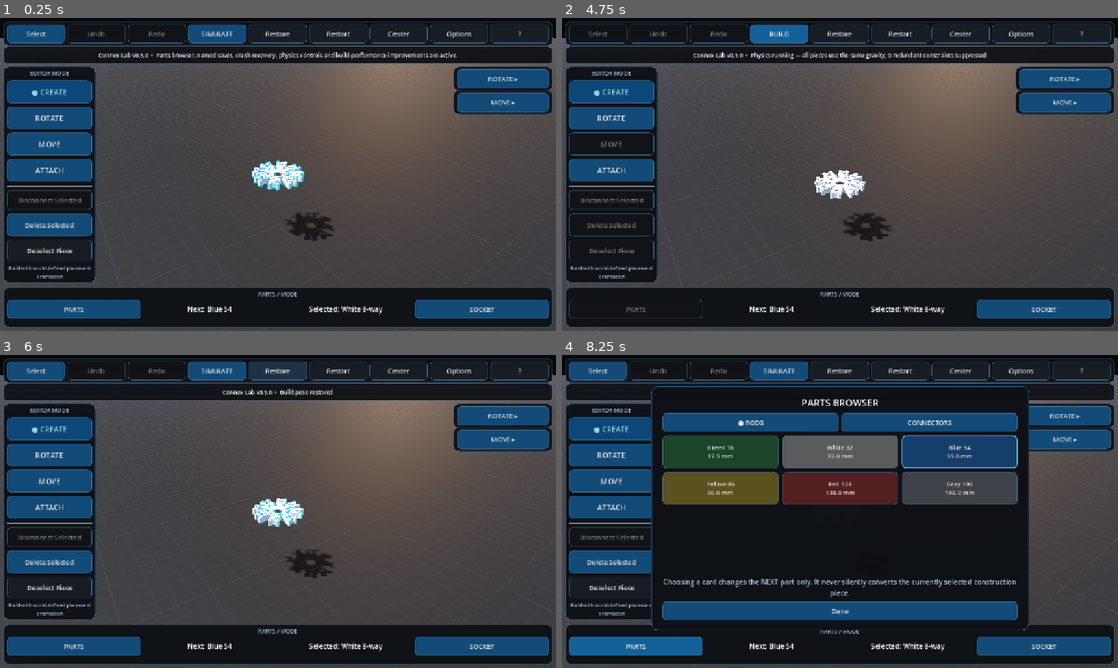
Above: before the commit, frames 1-4 (two rows, left to right).
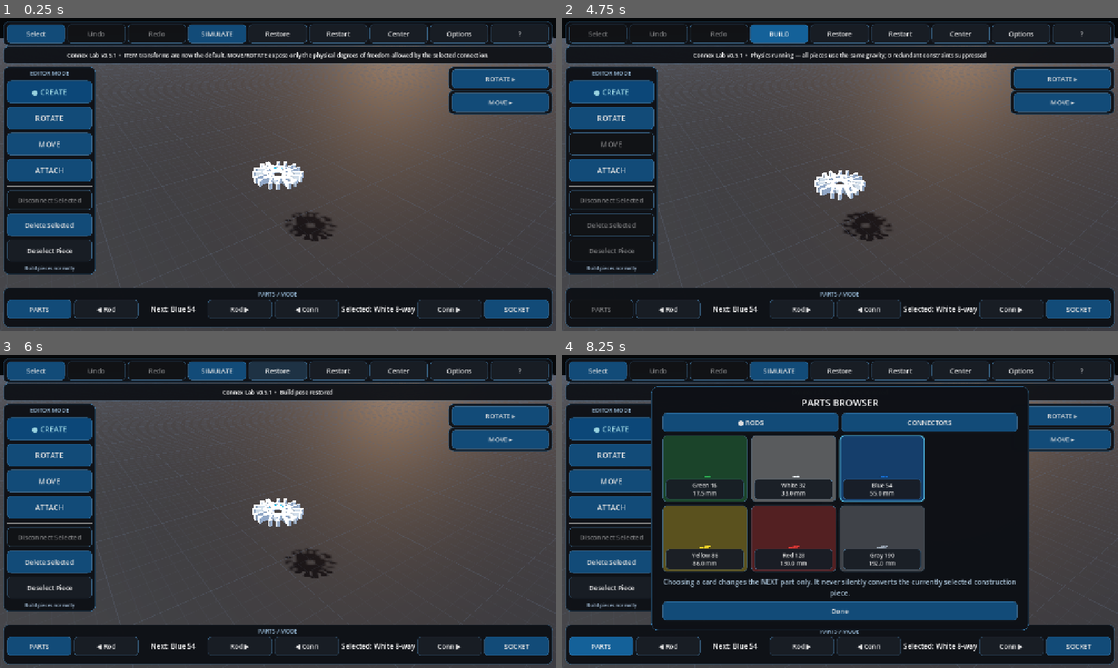
Above: after the commit, the same moments.

Repository: pixel375/connex
Game: Godot game, scene res://Main.tscn
Two runs of this game, one before a commit and one after it. Both use one fixed random seed, a clock stepped at 60 frames per second and the inputs below.
Inputs:
- Up to frame 1 (0.25 s): no input
- Up to frame 2 (4.75 s): click "Restart" at 0.5 s; click "Restart" at 1.25 s; click "Restart" at 2 s; click "Select" at 2.75 s; click "SELECT…" at 3.5 s; click "SIMULATE" at 4.25 s
- Up to frame 3 (6 s): click "BUILD" at 5 s; click "Restore" at 5.75 s
- Up to frame 4 (8.25 s): click "Center" at 6.5 s; click "?" at 7.25 s; click "PARTS" at 8 s

The runs differ from the first frame. In frame 1, 4.3% of the frame differs, in the area x 0-96%, y 10-96%; in frame 2, 2.7%; in frame 3, 3.4%; in frame 4, 21%, in the area x 0-96%, y 18-96%.

Commit message:
chore: switch main scene to v0.5.1

Diff:
--- a/Main.tscn
+++ b/Main.tscn
@@ -1,7 +1,7 @@
 [gd_scene load_steps=2 format=3]
 
-; v0.5.0 base implementation: res://scripts/main_v050.gd
-[ext_resource type="Script" path="res://scripts/main_v050_hotfix.gd" id="1_main"]
+; v0.5.1 connection-aware editor runtime
+[ext_resource type="Script" path="res://scripts/main_v051.gd" id="1_main"]
 
 [node name="Main" type="Node3D"]
 script = ExtResource("1_main")
